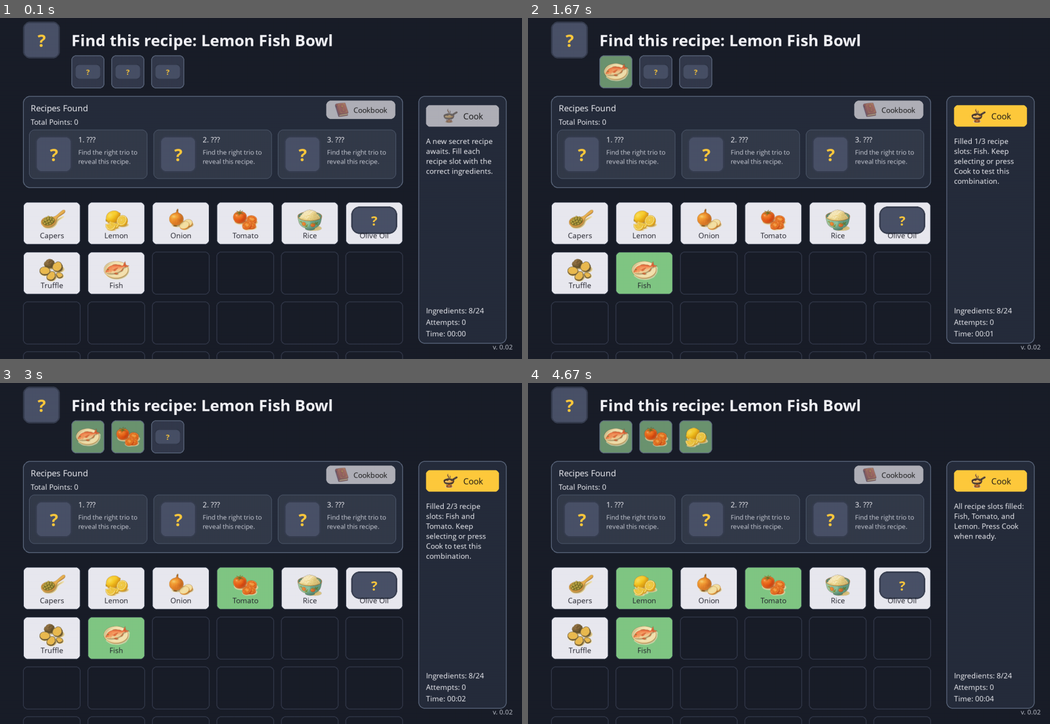
Above: before the commit, frames 1-4 (two rows, left to right).
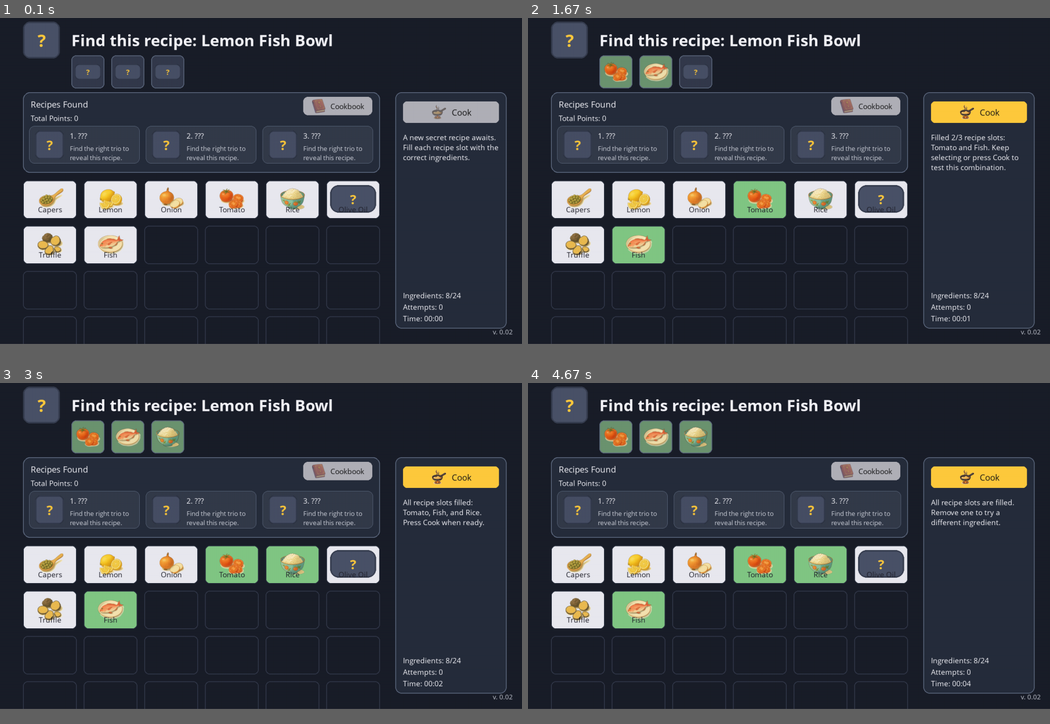
Above: after the commit, the same moments.

Repository: chrixbedardcad/FoodSimulator
Game: pygame game, started from secret_recipe_pygame.py
Two runs of this game, one before a commit and one after it. Both use one fixed random seed, a clock stepped at 60 frames per second and the inputs below.
Inputs (mouse positions are in pixels of both pictures, inside the frame that each line leads up to):
- Up to frame 1 (0.1 s): no input
- Up to frame 2 (1.67 s): click (768, 195) at 0.38 s; hold R 0.67-1.13 s; click (627, 256) at 1.22 s
- Up to frame 3 (3 s): click (266, 577) at 2.55 s
- Up to frame 4 (4.67 s): click (616, 577) at 4.38 s
The window is 900x595 before the commit and 900x569 after it. Grey fills any space a smaller window leaves; there, only what the larger window draws over its background counts as a difference.

The runs differ from the first frame. In frame 1, 22% of the frame differs, in the area x 4-99%, y 21-100%; in frame 2, 24%; in frame 3, 24%, in the area x 4-99%, y 11-100%; in frame 4, 23%.

Commit message:
Implement resizable window support in secret_recipe_pygame.py
- Introduced resolution-independent rendering: drawing now occurs on a fixed-resolution logical surface (`self.screen`) which is scaled to the resizable window (`self.window`).
- Added `_scale_pos` helper to map mouse inputs from window coordinates to logical coordinates.
- Updated initialization to correctly set up the resizable window and initialize game state variables before reset.
- Optimized scaling performance by using `pygame.transform.scale`.
- Ensures the game UI remains usable and visible regardless of the user's window size or screen resolution.

Diff:
--- a/secret_recipe_pygame.py
+++ b/secret_recipe_pygame.py
@@ -23,18 +23,18 @@
 CARD_COLUMNS = 6
 CARD_ROWS = 4
 MAX_HAND_SIZE = CARD_COLUMNS * CARD_ROWS
-CARD_WIDTH = 150
-CARD_HEIGHT = 112
+CARD_WIDTH = 140
+CARD_HEIGHT = 100
 CARD_PADDING_X = 18
 CARD_PADDING_Y = 18
 CARD_LEFT_MARGIN = 60
-SUMMARY_PANEL_HEIGHT = 240
-SUMMARY_PANEL_HEADER_GAP = 20
-SUMMARY_TO_CARDS_GAP = 36
+SUMMARY_PANEL_HEIGHT = 210
+SUMMARY_PANEL_HEADER_GAP = 10
+SUMMARY_TO_CARDS_GAP = 20
 CONTROLS_GAP = 40
 CONTROLS_RIGHT_MARGIN = 40
 SCREEN_WIDTH = 1360
-SCREEN_HEIGHT = 900
+SCREEN_HEIGHT = 860
 BACKGROUND_COLOR = (26, 30, 41)
 PANEL_COLOR = (38, 45, 60)
 CARD_COLOR = (233, 233, 240)
@@ -67,7 +67,10 @@
     def __init__(self) -> None:
         pygame.init()
         pygame.display.set_caption("Secret Recipe Hunt - Pygame Edition")
-        self.screen = pygame.display.set_mode((SCREEN_WIDTH, SCREEN_HEIGHT))
+        # self.window is the actual display window (resizable)
+        self.window = pygame.display.set_mode((SCREEN_WIDTH, SCREEN_HEIGHT), pygame.RESIZABLE)
+        # self.screen is the logical surface we draw to (fixed resolution)
+        self.screen = pygame.Surface((SCREEN_WIDTH, SCREEN_HEIGHT))
         self.clock = pygame.time.Clock()
 
         self.font_large = pygame.font.SysFont("Segoe UI", 32, bold=True)
@@ -87,19 +90,7 @@
         self.data = GameData.from_json()
         self.rng = random.Random()
         self.recipes_per_round = RECIPES_TO_FIND
-        self.round = 1
-        self.total_points = 0
-        self.round_summaries: List[Dict[str, Any]] = []
-        self.cookbook_records: Dict[str, Dict[str, Any]] = {}
-        self.cookbook_visible = False
-        self.pending_recipes: List[Recipe] = []
-        self.current_recipe: Optional[Recipe] = None
-        self.current_trio: Set[str] = set()
-        self.current_hand: List[str] = []
-        self.hand_size = HAND_SIZE
-        self.max_hand_size = MAX_HAND_SIZE
-        self.recipe_slots: List[Optional[int]] = []
-        self.card_to_slot: Dict[int, int] = {}
+
         self.card_columns = CARD_COLUMNS
         self.card_rows = CARD_ROWS
         self.card_width = CARD_WIDTH
@@ -120,17 +111,31 @@
             self.card_rows * self.card_height
             + (self.card_rows - 1) * self.card_padding_y
         )
+
+        # Initialized in _reset_game_state
+        self.round = 1
+        self.total_points = 0
+        self.round_summaries: List[Dict[str, Any]] = []
+        self.cookbook_records: Dict[str, Dict[str, Any]] = {}
+        self.cookbook_visible = False
+        self.pending_recipes: List[Recipe] = []
+        self.current_recipe: Optional[Recipe] = None
+        self.current_trio: Set[str] = set()
+        self.current_hand: List[str] = []
+        self.hand_size = HAND_SIZE
+        self.max_hand_size = MAX_HAND_SIZE
+        self.recipe_slots: List[Optional[int]] = []
+        self.card_to_slot: Dict[int, int] = {}
         self.summary_rect = pygame.Rect(0, 0, 0, 0)
         self.hand_active = False
         self.selected_indices: Set[int] = set()
         self.attempts = 0
         self.start_time = time.perf_counter()
         self.finish_time: Optional[float] = None
-        self.status_message = "Select ingredients and press Cook!"
-        self.target_message = "Find this recipe: ???"
+        self.status_message = ""
+        self.target_message = ""
         self.waiting_for_next_round = False
-
-        self.found_recipes: List[Optional[Recipe]] = [None] * self.recipes_per_round
+        self.found_recipes: List[Optional[Recipe]] = []
         self.card_rects: List[pygame.Rect] = []
         self.controls_rect = pygame.Rect(0, 0, 0, 0)
         self.cook_button = pygame.Rect(0, 0, 0, 0)
@@ -170,11 +175,42 @@
         ) = self._load_button_icon_pair("cookbook.png", (40, 40))
 
         self.cookbook_button_rect: Optional[pygame.Rect] = None
+
+        self._reset_game_state()
+
+    def _reset_game_state(self) -> None:
+        self.round = 1
+        self.total_points = 0
+        self.round_summaries.clear()
+        self.cookbook_records.clear()
+        self.cookbook_visible = False
+        self.pending_recipes = []
+        self.current_recipe = None
+        self.current_trio = set()
+        self.current_hand = []
+        self.hand_size = HAND_SIZE
+        self.recipe_slots = []
+        self.card_to_slot = {}
+        self.hand_active = False
+        self.selected_indices = set()
+        self.attempts = 0
+        self.start_time = time.perf_counter()
+        self.finish_time = None
+        self.status_message = "Select ingredients and press Cook!"
+        self.target_message = "Find this recipe: ???"
+        self.waiting_for_next_round = False
+        self.found_recipes = [None] * self.recipes_per_round
         self.active_card_rows = 0
 
         self._recompute_layout()
         self._prepare_new_round()
         self._start_next_round()
+
+    def _scale_pos(self, pos: Tuple[int, int]) -> Tuple[int, int]:
+        """Convert window coordinates to logical screen coordinates."""
+        win_w, win_h = self.window.get_size()
+        x, y = pos
+        return (int(x * SCREEN_WIDTH / win_w), int(y * SCREEN_HEIGHT / win_h))
 
     # --- Game flow -----------------------------------------------------------
     def run(self) -> None:
@@ -184,15 +220,22 @@
             for event in pygame.event.get():
                 if event.type == pygame.QUIT:
                     running = False
-                elif event.type == pygame.KEYDOWN and event.key == pygame.K_ESCAPE:
-                    running = False
+                elif event.type == pygame.VIDEORESIZE:
+                    self.window = pygame.display.set_mode((event.w, event.h), pygame.RESIZABLE)
+                elif event.type == pygame.KEYDOWN:
+                    if event.key == pygame.K_ESCAPE:
+                        running = False
+                    elif event.key == pygame.K_r and self.finish_time is not None:
+                        self._reset_game_state()
                 elif event.type == pygame.MOUSEBUTTONDOWN and event.button == 1:
-                    self._handle_click(event.pos)
+                    self._handle_click(self._scale_pos(event.pos))
                 elif event.type == NEXT_ROUND_EVENT:
                     self.waiting_for_next_round = False
                     self._start_next_round()
 
             self._draw()
+            # Scale the logical screen to fit the current window
+            pygame.transform.scale(self.screen, self.window.get_size(), self.window)
             pygame.display.flip()
 
         pygame.quit()
@@ -1090,7 +1133,7 @@
             timer = self.font_medium.render(f"Time: {minutes:02d}:{seconds:02d}", True, TEXT_COLOR)
             self.screen.blit(timer, timer.get_rect(center=(panel.centerx, panel.y + 160)))
 
-        prompt = self.font_small.render("Press ESC or close the window to exit", True, TEXT_COLOR)
+        prompt = self.font_small.render("Press R to Restart • ESC to Exit", True, TEXT_COLOR)
         self.screen.blit(prompt, prompt.get_rect(center=(panel.centerx, panel.y + 210)))
 
     def _draw_version(self) -> None:
